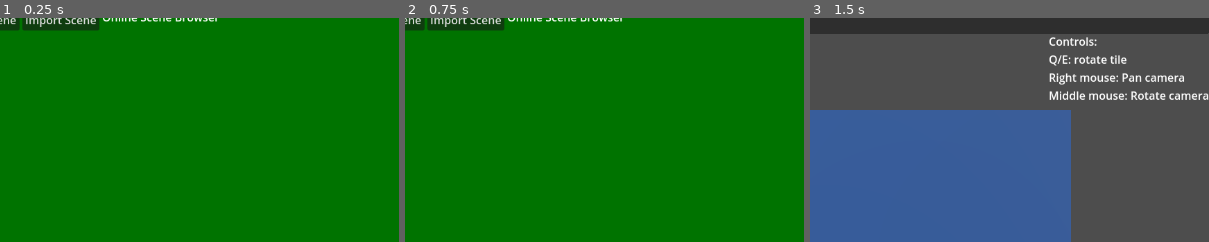
Above: before the commit, frames 1-3 (left to right).
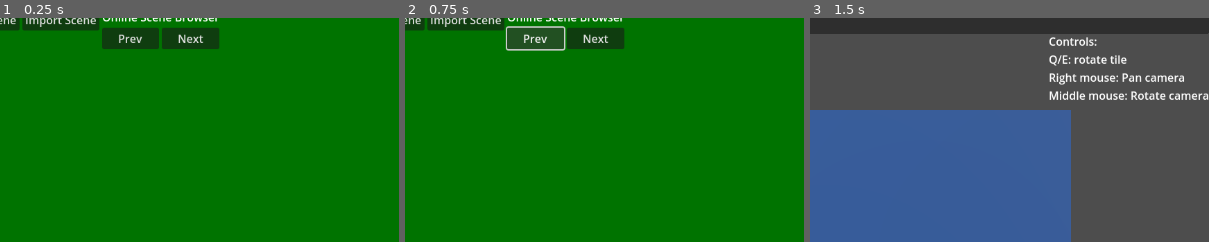
Above: after the commit, the same moments.

Repository: niel/DungeonPlanner
Game: Godot game, scene res://main_menu/MainMenu.tscn
The game is run twice, just before and just after one commit, with the same random seed, the same clock (stepped at 60 frames per second) and the same inputs.
Inputs (mouse positions are % of the whole screen's width and height, from its top left):
- Up to frame 1 (0.25 s): no input
- Up to frame 2 (0.75 s): click (66, 7) at 0.5 s, where only the run after the commit has a clickable "Prev"
- Up to frame 3 (1.5 s): click "New Scene" at 1.25 s
The pictures show only the part of the screen within x 50-100%, y 2-52%; the shares and areas given below are measured in that part.

The runs differ from the first frame. In frame 1, 2.7% of the frame differs, in the area x 25-55%, y 4-14%; in frame 2, 3.0%, in the area x 25-55%, y 3-15%; in frame 3, nothing differs.
Error before the commit: Trying to assign value of type 'Nil' to a variable of type 'Dictionary'. (res://main_menu/ServerConnection.gd:20)
Error after the commit: Trying to assign value of type 'Nil' to a variable of type 'Dictionary'. (res://main_menu/ServerConnection.gd:17)

Commit message:
Server browser pagination

Diff:
--- a/main_menu/MainMenu.tscn
+++ b/main_menu/MainMenu.tscn
@@ -62,17 +62,32 @@
 
 [node name="SceneBrowser" type="VBoxContainer" parent="HBoxContainer"]
 layout_mode = 2
+script = ExtResource("2_yt4ty")
 
 [node name="Title" type="Label" parent="HBoxContainer/SceneBrowser"]
 layout_mode = 2
 text = "Online Scene Browser"
+
+[node name="HBoxContainer" type="HBoxContainer" parent="HBoxContainer/SceneBrowser"]
+layout_mode = 2
+
+[node name="Previous" type="Button" parent="HBoxContainer/SceneBrowser/HBoxContainer"]
+layout_mode = 2
+size_flags_horizontal = 3
+text = "Prev"
+
+[node name="Next" type="Button" parent="HBoxContainer/SceneBrowser/HBoxContainer"]
+layout_mode = 2
+size_flags_horizontal = 3
+text = "Next"
 
 [node name="ScrollContainer" type="ScrollContainer" parent="HBoxContainer/SceneBrowser"]
 layout_mode = 2
 size_flags_vertical = 3
 horizontal_scroll_mode = 0
 
-[node name="Scenes" type="VBoxContainer" parent="HBoxContainer/SceneBrowser/ScrollContainer"]
+[node name="SceneListContainer" type="VBoxContainer" parent="HBoxContainer/SceneBrowser/ScrollContainer"]
+unique_name_in_owner = true
 layout_mode = 2
 script = ExtResource("2_yt4ty")
 
@@ -104,8 +119,11 @@
 [connection signal="pressed" from="HBoxContainer/Tile sets/Import tiles" to="." method="import_set_pressed"]
 [connection signal="pressed" from="HBoxContainer/LoadScene/SceneButtons/New Scene" to="." method="on_new_scene"]
 [connection signal="pressed" from="HBoxContainer/LoadScene/SceneButtons/Import" to="." method="_on_import_scene_pressed"]
-[connection signal="scene_import_request" from="HBoxContainer/SceneBrowser/ScrollContainer/Scenes" to="ServerConnection" method="request_scene_import"]
+[connection signal="request_scene_list" from="HBoxContainer/SceneBrowser" to="ServerConnection" method="request_scene_list"]
+[connection signal="pressed" from="HBoxContainer/SceneBrowser/HBoxContainer/Previous" to="HBoxContainer/SceneBrowser" method="_on_prev_button_pressed"]
+[connection signal="pressed" from="HBoxContainer/SceneBrowser/HBoxContainer/Next" to="HBoxContainer/SceneBrowser" method="_on_next_button_pressed"]
+[connection signal="scene_import_request" from="HBoxContainer/SceneBrowser/ScrollContainer/SceneListContainer" to="ServerConnection" method="request_scene_import"]
 [connection signal="set_imported" from="ImportTileSetDialog" to="." method="update_imported_sets"]
 [connection signal="file_selected" from="SceneImportDialog" to="." method="_on_scene_import_dialog_file_selected"]
-[connection signal="new_scene_list" from="ServerConnection" to="HBoxContainer/SceneBrowser/ScrollContainer/Scenes" method="set_scene_items"]
+[connection signal="new_scene_list" from="ServerConnection" to="HBoxContainer/SceneBrowser" method="set_scene_items"]
 [connection signal="scene_imported" from="ServerConnection" to="." method="on_scene_imported_from_server"]
--- a/main_menu/ServerConnection.gd
+++ b/main_menu/ServerConnection.gd
@@ -9,14 +9,11 @@
 const SCENE_REQUEST_DATA_URL_TEMPLATE = DOMAIN + "/scenes/%s"
 const DOMAIN = "http://localhost:8080"
 
-func _ready() -> void:
-  request_scene_list()
-
 func request_scene_list(startIdx: int = 0) -> void:
   var http_request := HTTPRequest.new()
   add_child(http_request)
   http_request.request_completed.connect(
-    func (_result, _response_code, _headers, body: PackedByteArray) -> void:
+    func(_result, _response_code, _headers, body: PackedByteArray) -> void:
       var json: Dictionary = JSON.parse_string(body.get_string_from_utf8())
       var response = SceneListResponse.new()
       if json.has("sceneCount"):
@@ -59,7 +56,7 @@
   var http_request := HTTPRequest.new()
   add_child(http_request)
   http_request.request_completed.connect(
-    func (_result, _response_code, _headers, body: PackedByteArray) -> void:
+    func(_result, _response_code, _headers, body: PackedByteArray) -> void:
       var json: Dictionary = JSON.parse_string(body.get_string_from_utf8())
       http_request.queue_free()
       scene_imported.emit(json)
@@ -70,7 +67,7 @@
   var http_request := HTTPRequest.new()
   add_child(http_request)
   http_request.request_completed.connect(
-    func (_result, response_code: int, _headers, _body) -> void:
+    func(_result, response_code: int, _headers, _body) -> void:
       if response_code == 200:
         request_scene_list()
       else:
--- a/main_menu/scene_browser.gd
+++ b/main_menu/scene_browser.gd
@@ -1,18 +1,43 @@
 extends VBoxContainer
 
+signal request_scene_list(startIdx: int)
 signal scene_import_request(scene_id: String)
 
 const SCENE_BROWSER_ITEM_SCENE = preload("res://main_menu/SceneBrowserItem.tscn")
 
+@onready var scene_list_container: VBoxContainer = $%SceneListContainer
+
+var start_idx: int = 0
+var page_size: int = 0
+var total_scenes: int = 0
+
+func _ready() -> void:
+  # Example: Request the first page of scenes
+  request_scene_list.emit(start_idx)
+
 func set_scene_items(scenes: SceneListResponse) -> void:
-    # Clear existing items
-    for child in get_children():
-        child.queue_free()
-    for scene: Scene in scenes.scenes:
-        var item = SCENE_BROWSER_ITEM_SCENE.instantiate()
-        item.set_scene(scene)
-        add_child(item)
-        item.on_pressed.connect(_on_scene_browser_item_pressed)
+  page_size = scenes.pageSize
+  total_scenes = scenes.sceneCount
+  # Clear existing items
+  for child in scene_list_container.get_children():
+    child.queue_free()
+  for scene: Scene in scenes.scenes:
+    var item = SCENE_BROWSER_ITEM_SCENE.instantiate()
+    item.set_scene(scene)
+    scene_list_container.add_child(item)
+    item.on_pressed.connect(_on_scene_browser_item_pressed)
+
+func _on_prev_button_pressed() -> void:
+  start_idx -= page_size
+  if start_idx < 0:
+    start_idx = total_scenes - (total_scenes % page_size)
+  request_scene_list.emit(start_idx)
+
+func _on_next_button_pressed() -> void:
+  start_idx += page_size
+  if start_idx >= total_scenes:
+    start_idx = 0
+  request_scene_list.emit(start_idx)
 
 func _on_scene_browser_item_pressed(scene_id: String) -> void:
     scene_import_request.emit(scene_id)
